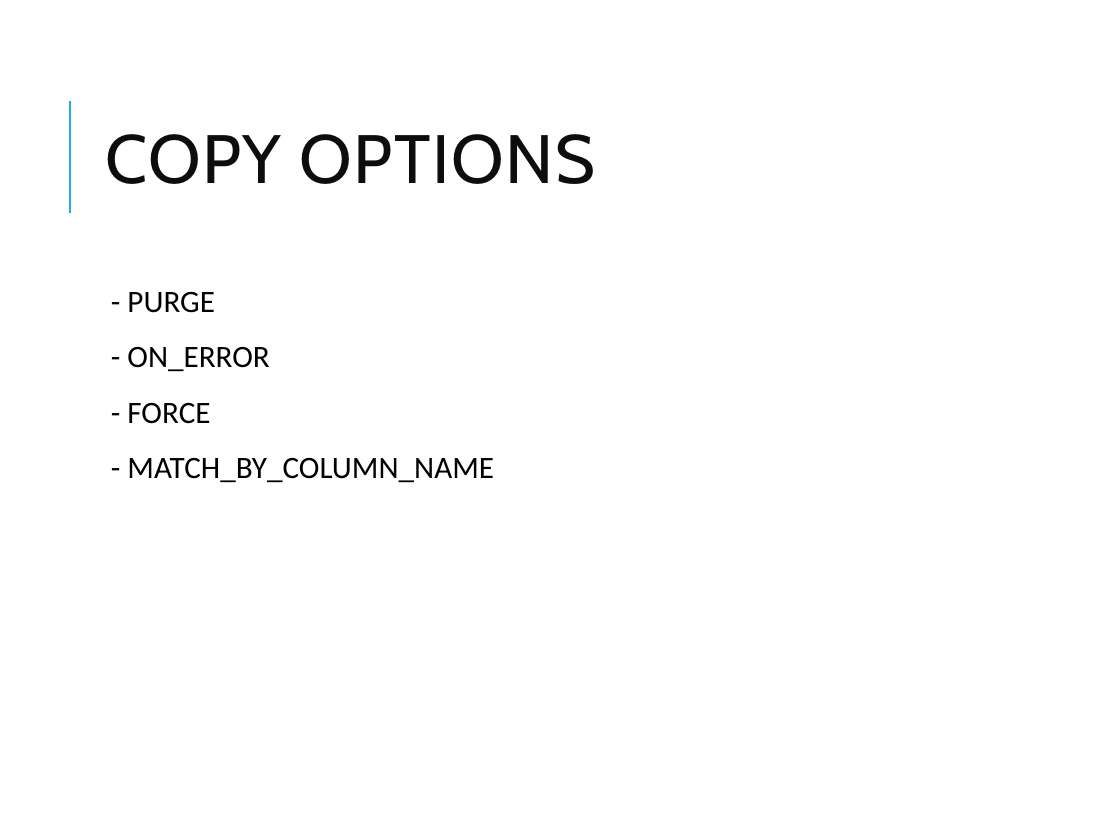
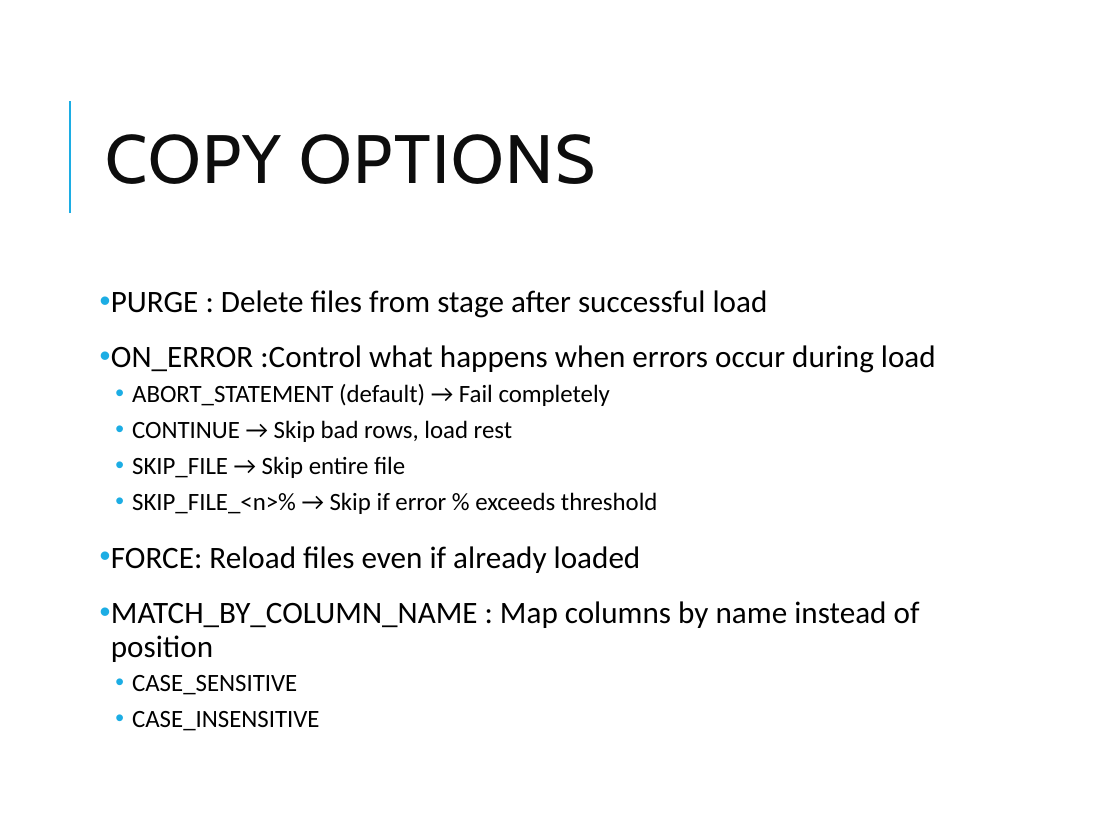
Before and after one commit to vikash-verma-profile/DE-Sig-March-2026, a slide deck: slide 14 of Week-2/Day-5/Snowflake_Modules_4_6.pptx (slide 13 before the commit). Drawn at 1120x840 pixels with LibreOffice and Linux fonts; fonts in the diff are those of the drawing. Boxes give left, top, right and bottom in pixels: in the first picture for what was removed or moved away, otherwise in the second. Text is boxed around its words. In the diff, an @@ line names an element or a change of style, - is before the commit and + after.

```diff
--- a/Week-2/Day-5/Snowflake_Modules_4_6.pptx
+++ b/Week-2/Day-5/Snowflake_Modules_4_6.pptx
@@ text at [111,290,936,731]: text changed @@
-  - PURGE
-  - ON_ERROR
-  - FORCE
-  - MATCH_BY_COLUMN_NAME
+• PURGE : Delete files from stage after successful load
+• ON_ERROR :Control what happens when errors occur during load
+  • ABORT_STATEMENT (default) → Fail completely
+  • CONTINUE → Skip bad rows, load rest
+  • SKIP_FILE → Skip entire file
+  • SKIP_FILE_<n>% → Skip if error % exceeds threshold
+• FORCE: Reload files even if already loaded
+• MATCH_BY_COLUMN_NAME : Map columns by name instead of position
+  • CASE_SENSITIVE
+  • CASE_INSENSITIVE
```
Also in this commit, not shown: 19 other slides changed, 5 slides added, 23 other files.
